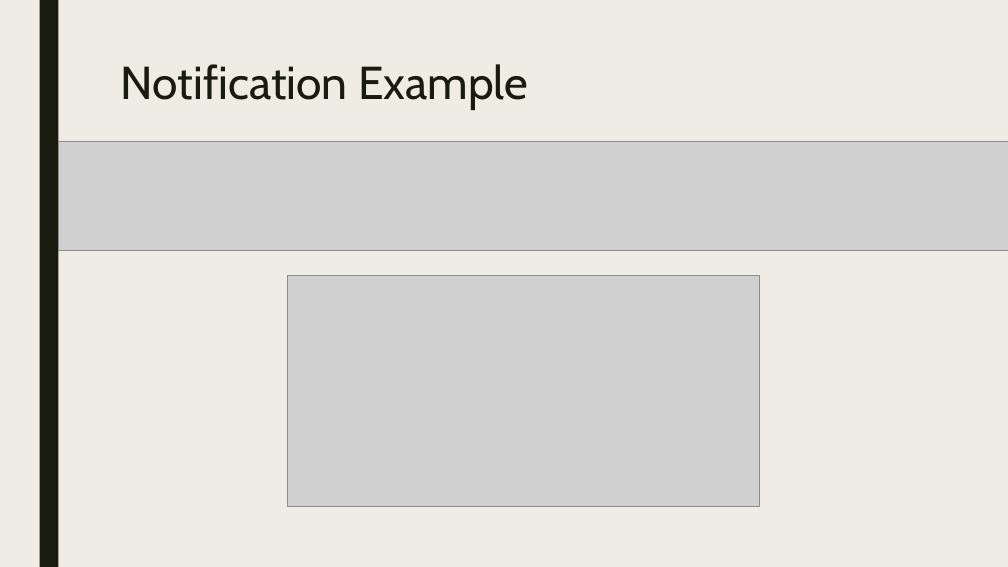
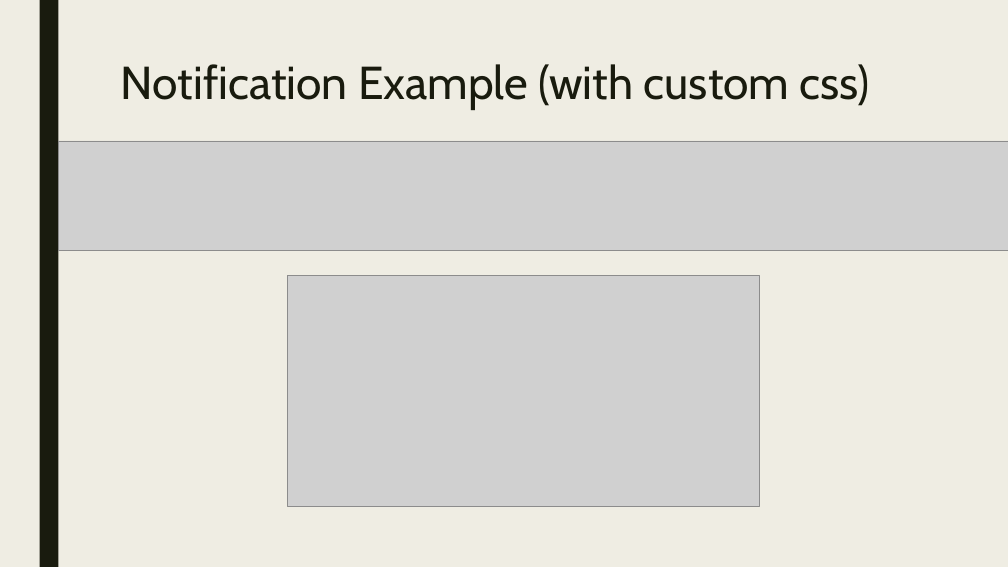
Before and after one commit to RforOperations2018/Class_5, a slide deck: slide 11 of Class 6.pptx (slide 7 before the commit). Drawn at 1008x567 pixels with LibreOffice and Linux fonts; fonts in the diff are those of the drawing; grey boxes stand for pictures. Boxes give left, top, right and bottom in pixels: in the first picture for what was removed or moved away, otherwise in the second. Text is boxed around its words. In the diff, an @@ line names an element or a change of style, - is before the commit and + after.

Commit message:
Class examples

```diff
--- a/Class 6.pptx
+++ b/Class 6.pptx
@@ title at (x1=121, y1=64, x2=870, y2=110): text changed @@
-Notification Example
+Notification Example (with custom css)
```
Also in this commit, not shown: 2 other slides changed, 11 slides added, 2 other files.
